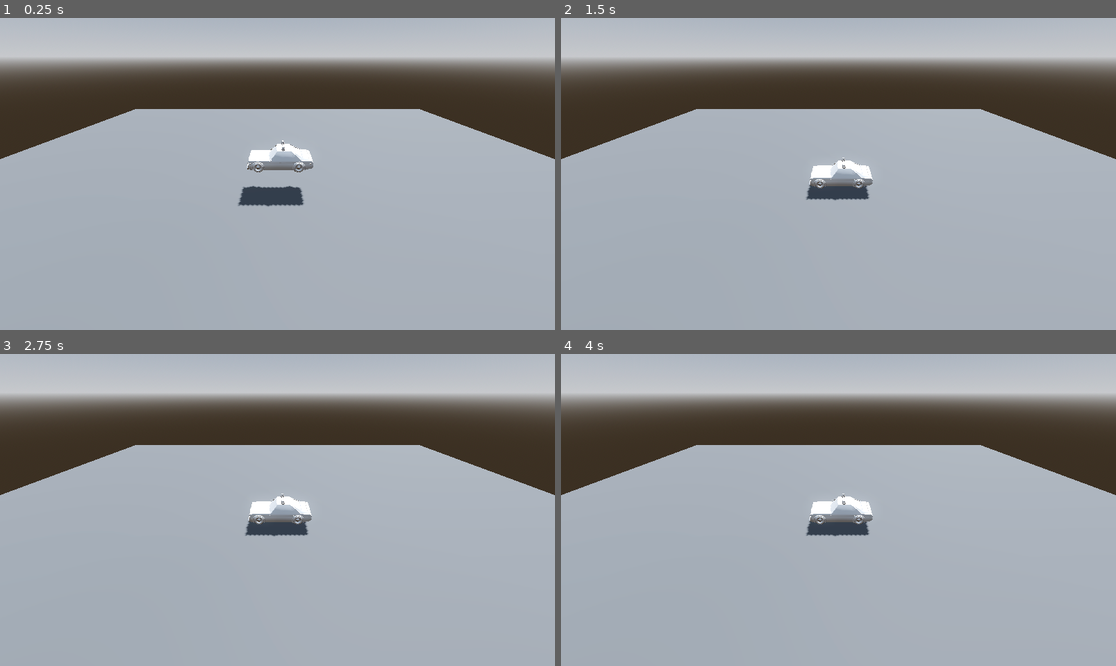
Above: before the commit, frames 1-4 (two rows, left to right).
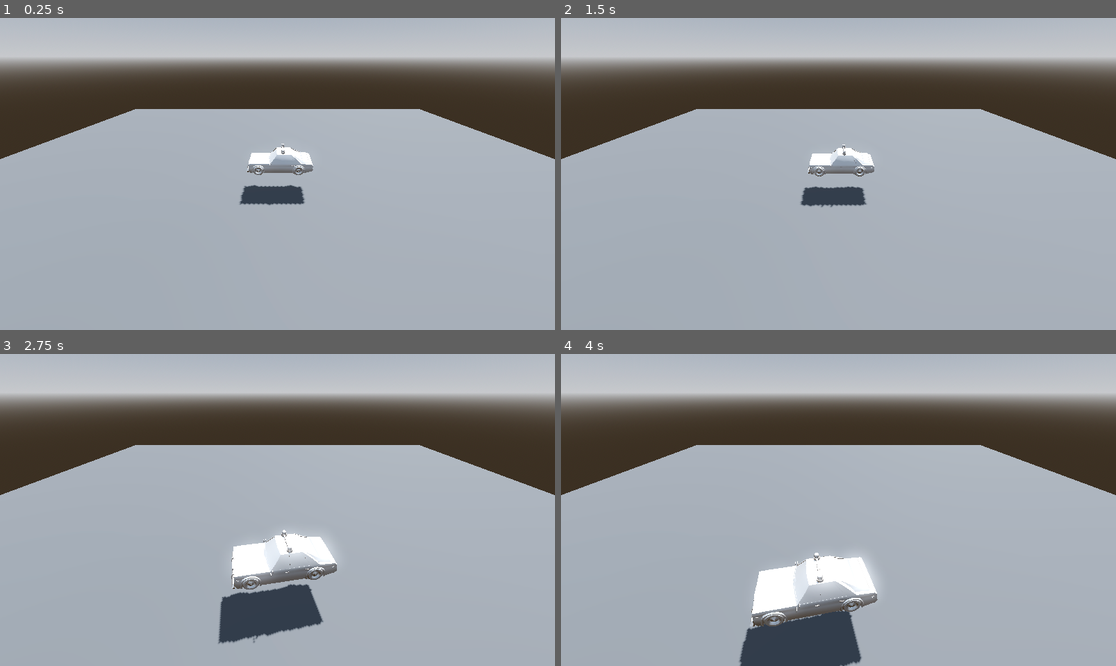
Above: after the commit, the same moments.

Repository: micaelsbno/quadrrr
Game: Godot game, scene res://scenes/main.tscn
The game is run twice, just before and just after one commit, with the same random seed, the same clock (stepped at 60 frames per second) and the same inputs.
Inputs:
- Up to frame 1 (0.25 s): no input
- Up to frame 2 (1.5 s): hold Right (ui_right) 0.53-1.28 s; tap Enter at 1.25 s; hold Down (ui_down) from 1.28 s (still down)
- Up to frame 3 (2.75 s): release Down (ui_down) at 2.03 s; hold Right (ui_right) from 2.03 s (still down)
- Up to frame 4 (4 s): release Right (ui_right) at 2.78 s; hold Up (ui_up) 2.78-3.53 s; hold Left (ui_left) from 3.53 s (still down)

The runs differ from the first frame. In frame 1, 0.7% of the frame differs, in the area x 42-57%, y 39-61%; in frame 2, 1.5%; in frame 3, 5.9%; in frame 4, 7.6%, in the area x 32-58%, y 44-100%.

Commit message:
car moves

Diff:
--- a/project.godot
+++ b/project.godot
@@ -19,6 +19,29 @@
 
 import/blender/enabled=true
 
+[input]
+
+car_forward={
+"deadzone": 0.5,
+"events": [Object(InputEventKey,"resource_local_to_scene":false,"resource_name":"","device":-1,"window_id":0,"alt_pressed":false,"shift_pressed":false,"ctrl_pressed":false,"meta_pressed":false,"pressed":false,"keycode":4194320,"physical_keycode":0,"key_label":0,"unicode":0,"echo":false,"script":null)
+]
+}
+car_backward={
+"deadzone": 0.5,
+"events": [Object(InputEventKey,"resource_local_to_scene":false,"resource_name":"","device":-1,"window_id":0,"alt_pressed":false,"shift_pressed":false,"ctrl_pressed":false,"meta_pressed":false,"pressed":false,"keycode":4194322,"physical_keycode":0,"key_label":0,"unicode":0,"echo":false,"script":null)
+]
+}
+car_left={
+"deadzone": 0.5,
+"events": [Object(InputEventKey,"resource_local_to_scene":false,"resource_name":"","device":-1,"window_id":0,"alt_pressed":false,"shift_pressed":false,"ctrl_pressed":false,"meta_pressed":false,"pressed":false,"keycode":4194319,"physical_keycode":0,"key_label":0,"unicode":0,"echo":false,"script":null)
+]
+}
+car_right={
+"deadzone": 0.5,
+"events": [Object(InputEventKey,"resource_local_to_scene":false,"resource_name":"","device":-1,"window_id":0,"alt_pressed":false,"shift_pressed":false,"ctrl_pressed":false,"meta_pressed":false,"pressed":false,"keycode":4194321,"physical_keycode":0,"key_label":0,"unicode":0,"echo":false,"script":null)
+]
+}
+
 [rendering]
 
 renderer/rendering_method="gl_compatibility"
--- a/scenes/car.tscn
+++ b/scenes/car.tscn
@@ -1,12 +1,30 @@
-[gd_scene load_steps=3 format=3 uid="uid://buqwqptkifgju"]
+[gd_scene load_steps=5 format=3 uid="uid://buqwqptkifgju"]
 
 [ext_resource type="PackedScene" uid="uid://dyrif4nv6eesd" path="res://imports/blender/LowPolyCars.glb" id="1_at8mn"]
 [ext_resource type="Script" uid="uid://by58y6flebj5u" path="res://scripts/car_controller.gd" id="2_xk4r2"]
 
+[sub_resource type="BoxShape3D" id="BoxShape3D_u8v3d"]
+size = Vector3(2, 0.5, 4)
+
+[sub_resource type="PhysicsMaterial" id="PhysicsMaterial_8yjxv"]
+friction = 0.5
+bounce = 0.1
+
 [node name="Car" type="Node3D"]
 
 [node name="RigidBody3D" type="RigidBody3D" parent="."]
+transform = Transform3D(1, 0, 0, 0, 1, 0, 0, 0, 1, 0, 0.5, 0)
 mass = 1000.0
+physics_material_override = SubResource("PhysicsMaterial_8yjxv")
+gravity_scale = 1.0
+continuous_cd = true
+max_contacts_reported = 4
+contact_monitor = true
+can_sleep = false
 script = ExtResource("2_xk4r2")
 
+[node name="CollisionShape3D" type="CollisionShape3D" parent="RigidBody3D"]
+transform = Transform3D(1, 0, 0, 0, 1, 0, 0, 0, 1, 0, 0.25, 0)
+shape = SubResource("BoxShape3D_u8v3d")
+
 [node name="LowPolyCars" parent="RigidBody3D" instance=ExtResource("1_at8mn")]
--- a/scenes/main.tscn
+++ b/scenes/main.tscn
@@ -14,6 +14,10 @@
 sky = SubResource("Sky_j26j8")
 tonemap_mode = 2
 glow_enabled = true
+
+[sub_resource type="PhysicsMaterial" id="PhysicsMaterial_ground"]
+friction = 0.5
+bounce = 0.1
 
 [sub_resource type="PlaneMesh" id="PlaneMesh_8p4yl"]
 size = Vector2(50, 50)
@@ -35,6 +39,7 @@
 shadow_enabled = true
 
 [node name="Ground" type="StaticBody3D" parent="."]
+physics_material_override = SubResource("PhysicsMaterial_ground")
 
 [node name="MeshInstance3D" type="MeshInstance3D" parent="Ground"]
 mesh = SubResource("PlaneMesh_8p4yl")
@@ -45,7 +50,7 @@
 shape = SubResource("BoxShape3D_ht3k5")
 
 [node name="Car" parent="." instance=ExtResource("1_2e4v3")]
-transform = Transform3D(1, 0, 0, 0, 1, 0, 0, 0, 1, 0, 2, 0)
+transform = Transform3D(1, 0, 0, 0, 1, 0, 0, 0, 1, 0, 1, 0)
 
 [node name="Camera3D" type="Camera3D" parent="."]
 transform = Transform3D(1, 0, 0, 0, 0.866025, 0.5, 0, -0.5, 0.866025, 0, 8, 12)
--- a/scripts/car_controller.gd
+++ b/scripts/car_controller.gd
@@ -1,41 +1,80 @@
 extends RigidBody3D
 
 # Car movement properties
-@export var engine_force = 100.0
-@export var steering_speed = 1.5
-@export var steering_limit = 0.4
+@export var engine_force = 8000.0  # Increased force
+@export var steering_speed = 2.0
+@export var steering_limit = 0.5
+@export var brake_force = 500.0
 
 # Current steering angle
 var steering = 0.0
+var is_grounded = false
 
 func _ready():
-    # Make sure physics simulation is enabled
-    freeze = false
-
-    # Add a collision shape if it doesn't exist
-    if get_node_or_null("CollisionShape3D") == null:
-        var collision = CollisionShape3D.new()
-        var shape = BoxShape3D.new()
-        shape.size = Vector3(2, 1, 4)  # Adjust size to match your car model
-        collision.shape = shape
-        add_child(collision)
+	# Make sure physics simulation is enabled
+	freeze = false
+	# Lock rotation except for Y axis (steering)
+	axis_lock_angular_x = true
+	axis_lock_angular_z = true
+	# Lock linear movement on Y axis to prevent bouncing
+	axis_lock_linear_y = true
 
 func _physics_process(delta):
-    # Get input
-    var input = Vector2.ZERO
-    input.x = Input.get_axis("ui_left", "ui_right")  # Steering
-    input.y = Input.get_axis("ui_down", "ui_up")     # Acceleration/Brake
+	# Get input for steering and acceleration
+	var forward = Input.get_action_strength("car_forward")
+	var backward = Input.get_action_strength("car_backward")
+	var left = Input.get_action_strength("car_left")
+	var right = Input.get_action_strength("car_right")
 
-    # Apply engine force
-    var force = transform.basis.z * engine_force * input.y
-    apply_central_force(force)
+	# Calculate input vectors
+	var acceleration = forward - backward
+	var steering_input = right - left
 
-    # Handle steering
-    if abs(input.x) > 0:
-        steering = move_toward(steering, input.x * steering_limit, steering_speed * delta)
-    else:
-        steering = move_toward(steering, 0, steering_speed * delta)
+	# Check if we're touching the ground
+	is_grounded = get_contact_count() > 0
 
-    # Apply rotation based on steering
-    if abs(linear_velocity.length()) > 0.1:
-        angular_velocity.y = steering * linear_velocity.length() * 0.1
+	# Apply engine force in local Z direction
+	if acceleration != 0:
+		# Calculate forward direction in world space
+		var forward_dir = -transform.basis.z.normalized()
+		# Remove any vertical component to keep car on ground
+		forward_dir.y = 0
+		forward_dir = forward_dir.normalized()
+
+		# Apply force
+		var force = forward_dir * engine_force * acceleration
+		apply_central_force(force)
+		print("Forward direction: ", forward_dir)
+		print("Applying force: ", force)
+
+	# Apply braking
+	if backward > 0 and linear_velocity.length() > 0.1:
+		var brake = -linear_velocity.normalized() * brake_force
+		brake.y = 0  # Don't apply vertical brake force
+		apply_central_force(brake)
+
+	# Handle steering
+	if abs(steering_input) > 0:
+		steering = move_toward(steering, steering_input * steering_limit, steering_speed * delta)
+	else:
+		steering = move_toward(steering, 0, steering_speed * delta)
+
+	# Apply rotation based on steering
+	if abs(linear_velocity.length()) > 0.1:
+		var rotation_amount = steering * linear_velocity.length() * 0.002
+		rotate_y(rotation_amount)
+		print("Rotating by: ", rotation_amount)
+
+	# Add some natural drag/friction
+	var drag_force = -linear_velocity * 1.0  # Reduced drag
+	drag_force.y = 0  # Don't apply vertical drag
+	apply_central_force(drag_force)
+
+	# Print debug info
+	if acceleration != 0 or steering_input != 0:
+		print("Input - Forward/Back: ", acceleration, " Left/Right: ", steering_input)
+		print("Velocity: ", linear_velocity)
+		print("Speed: ", linear_velocity.length())
+		print("Position: ", global_position)
+		print("Grounded: ", is_grounded)
+		print("Contacts: ", get_contact_count())
Not shown: 1 places in scenes/main.tscn that only renumber resources
